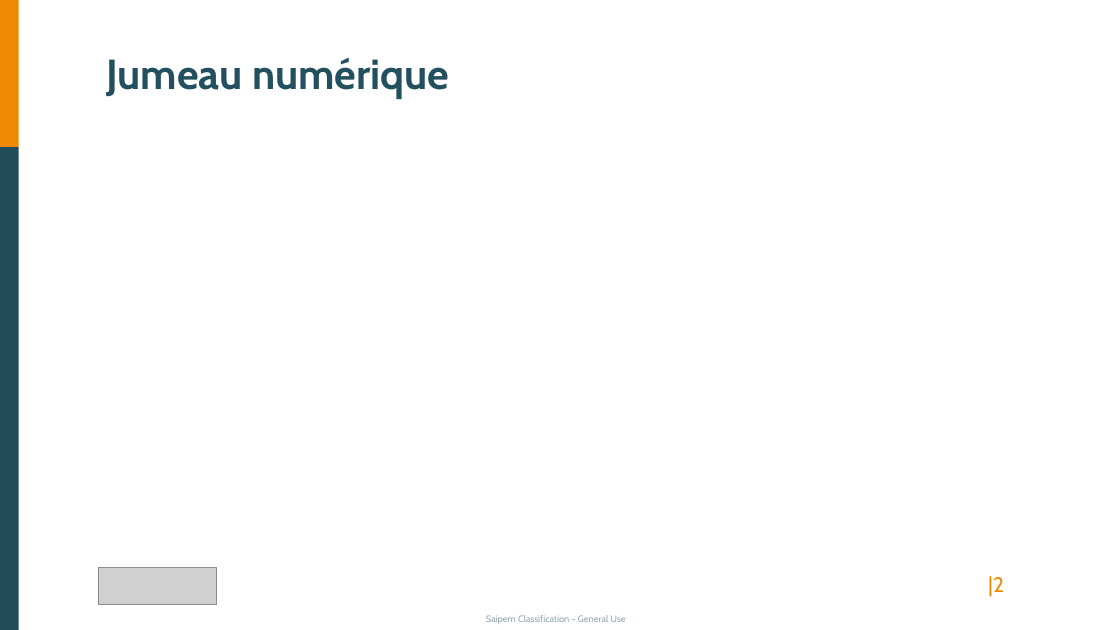
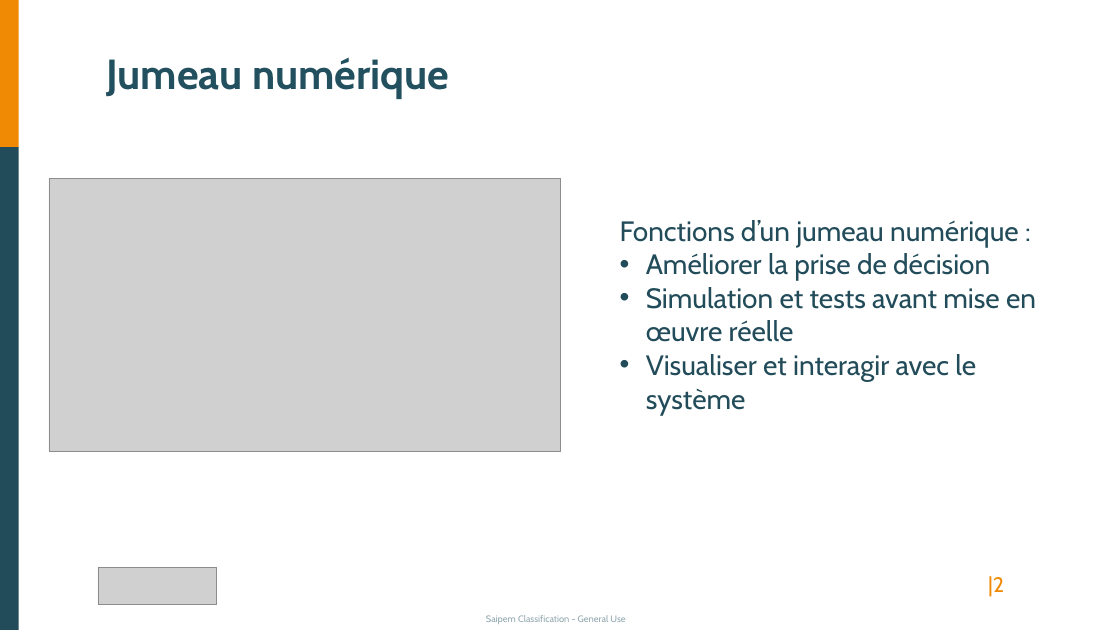
Before and after one commit to Starlight-25/DrillingMachine-DigitalTwin, a slide deck: slide 2 of ProjectInfo/Presentation.pptx. Drawn at 1120x630 pixels with LibreOffice and Linux fonts; fonts in the diff are those of the drawing; grey boxes stand for pictures. Boxes give left, top, right and bottom in pixels: in the first picture for what was removed or moved away, otherwise in the second. Text is boxed around its words. In the diff, an @@ line names an element or a change of style, - is before the commit and + after.

```diff
--- a/ProjectInfo/Presentation.pptx
+++ b/ProjectInfo/Presentation.pptx
@@ picture added at <box>49,179,560,452</box> @@
@@ text added at <box>620,220,1036,415</box>, 24 pt, text #224C5A @@
+Fonctions d’un jumeau numérique :
+• Améliorer la prise de décision
+• Simulation et tests avant mise en œuvre réelle
+• Visualiser et interagir avec le système
```
Also in this commit, not shown: 3 other slides changed, 2 slides added, 1 other file.
